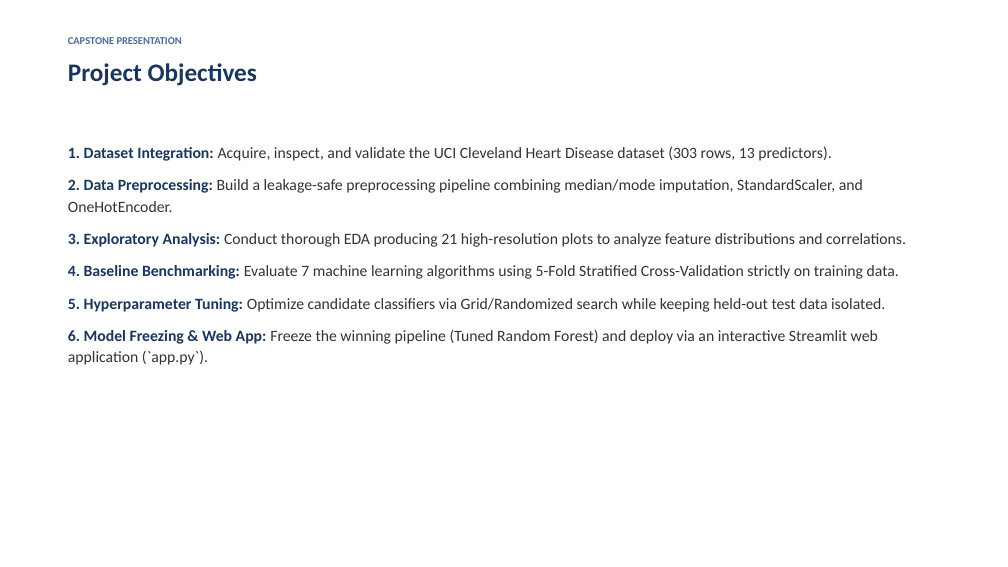
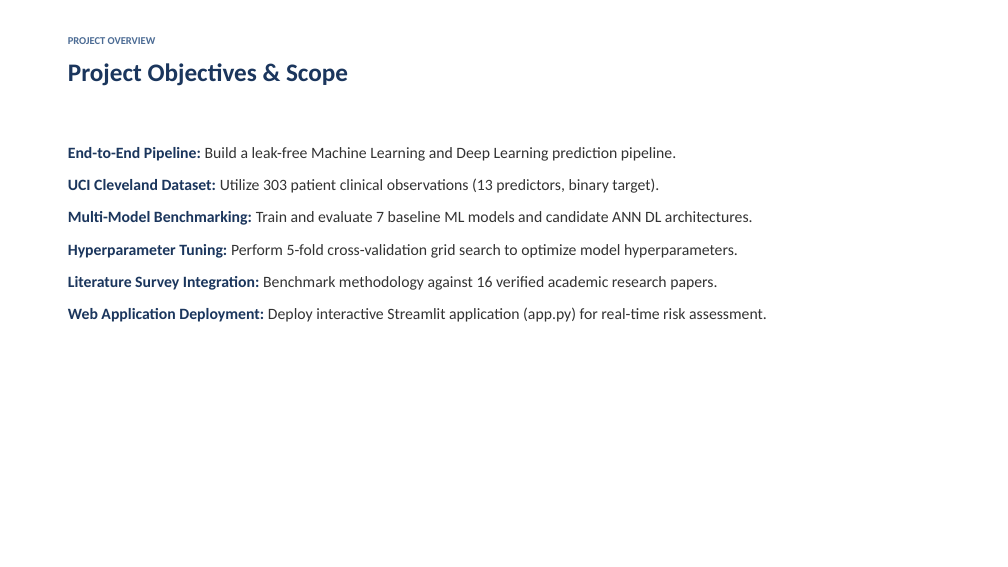
Before and after one commit to suprithsbasavanal-alt/iitk-project, a slide deck: slide 3 of heart-disease-prediction/reports/Heart_Disease_Capstone_Presentation.pptx. Drawn at 1008x567 pixels with LibreOffice and Linux fonts; fonts in the diff are those of the drawing. Boxes give left, top, right and bottom in pixels: in the first picture for what was removed or moved away, otherwise in the second. Text is boxed around its words. In the diff, an @@ line names an element or a change of style, - is before the commit and + after.

Commit message:
feat: complete 16-paper literature survey

```diff
--- a/heart-disease-prediction/reports/Heart_Disease_Capstone_Presentation.pptx
+++ b/heart-disease-prediction/reports/Heart_Disease_Capstone_Presentation.pptx
@@ text at box(68, 37, 156, 44): text changed @@
-CAPSTONE PRESENTATION
+PROJECT OVERVIEW
@@ text at box(68, 63, 348, 86): text changed @@
-Project Objectives
+Project Objectives & Scope
@@ text at box(68, 147, 767, 322): text changed @@
-1. Dataset Integration: Acquire, inspect, and validate the UCI Cleveland Heart Disease dataset (303 rows, 13 predictors).
-2. Data Preprocessing: Build a leakage-safe preprocessing pipeline combining median/mode imputation, StandardScaler, and OneHotEncoder.
-3. Exploratory Analysis: Conduct thorough EDA producing 21 high-resolution plots to analyze feature distributions and correlations.
-4. Baseline Benchmarking: Evaluate 7 machine learning algorithms using 5-Fold Stratified Cross-Validation strictly on training data.
-5. Hyperparameter Tuning: Optimize candidate classifiers via Grid/Randomized search while keeping held-out test data isolated.
-6. Model Freezing & Web App: Freeze the winning pipeline (Tuned Random Forest) and deploy via an interactive Streamlit web application (`app.py`).
+End-to-End Pipeline: Build a leak-free Machine Learning and Deep Learning prediction pipeline.
+UCI Cleveland Dataset: Utilize 303 patient clinical observations (13 predictors, binary target).
+Multi-Model Benchmarking: Train and evaluate 7 baseline ML models and candidate ANN DL architectures.
+Hyperparameter Tuning: Perform 5-fold cross-validation grid search to optimize model hyperparameters.
+Literature Survey Integration: Benchmark methodology against 16 verified academic research papers.
+Web Application Deployment: Deploy interactive Streamlit application (app.py) for real-time risk assessment.
```
Also in this commit, not shown: 1 slide added, 16 other files.
